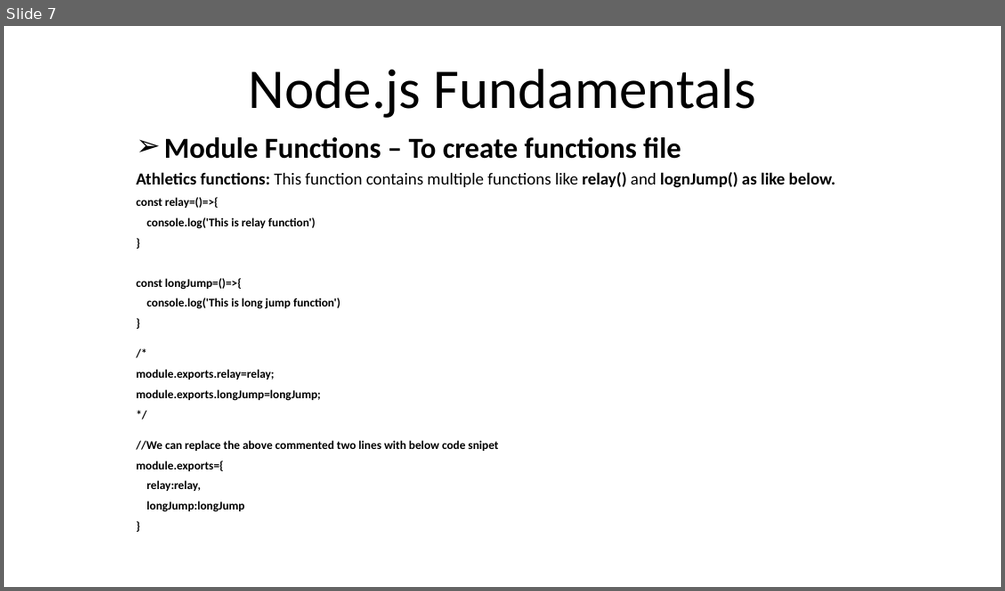
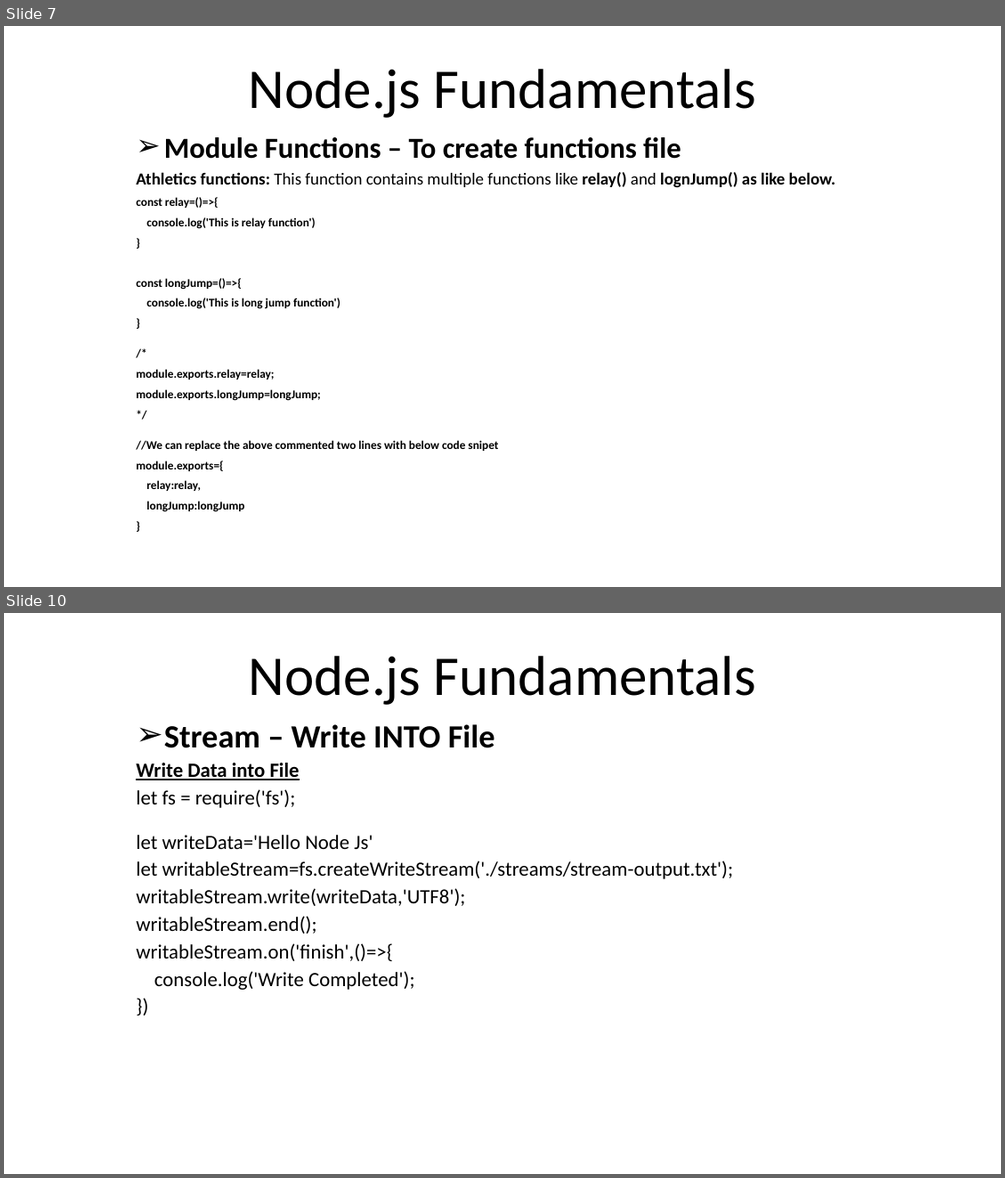
Before and after one commit to rezaice07/nodejs-fundamentals, a slide deck: ppt/01. Introduction.pptx. Shown one above the other, each under a label of ours: slide 7 before the commit, slides 7 and 10 after it; the slides between them are not shown. The pictures are 1005x591 and 1005x1178 pixels, drawn with LibreOffice and Linux fonts; fonts in the diff are those of the drawing. Boxes give left, top, right and bottom in pixels: in the first picture for what was removed or moved away, otherwise in the second. Text is boxed around its words. In the diff, an @@ line names an element or a change of style, - is before the commit and + after.

```diff
--- a/ppt/01. Introduction.pptx
+++ b/ppt/01. Introduction.pptx
@@ slide 10 added at <box>4,613,1001,1174</box>, background #FFFFFF @@
@@ title added at <box>249,656,756,705</box>, 54 pt, text #000000 @@
+Node.js Fundamentals
@@ subtitle added at <box>136,724,734,989</box>, 19.5 pt, text #000000 @@
+➢ Stream – Write INTO File
+Write Data into File
+let fs = require('fs');
+let writeData='Hello Node Js'
+let writableStream=fs.createWriteStream('./streams/stream-output.txt');
+writableStream.write(writeData,'UTF8');
+writableStream.end();
+writableStream.on('finish',()=>{
+console.log('Write Completed');
+})
```
Also in this commit, not shown: 6 other slides added, 1 slide removed, 13 other files.
